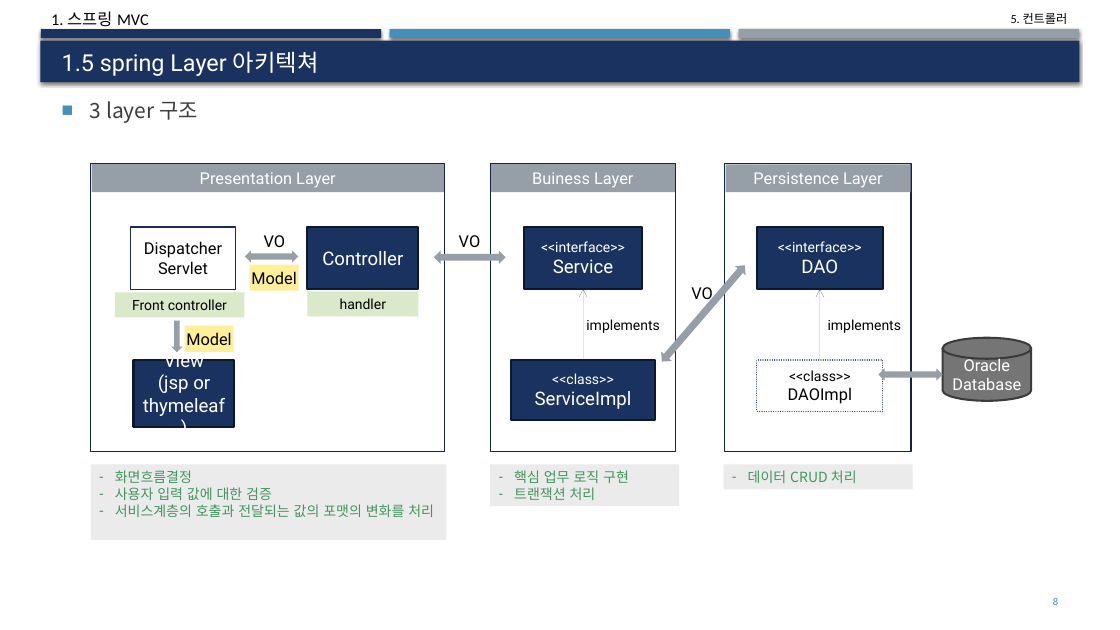
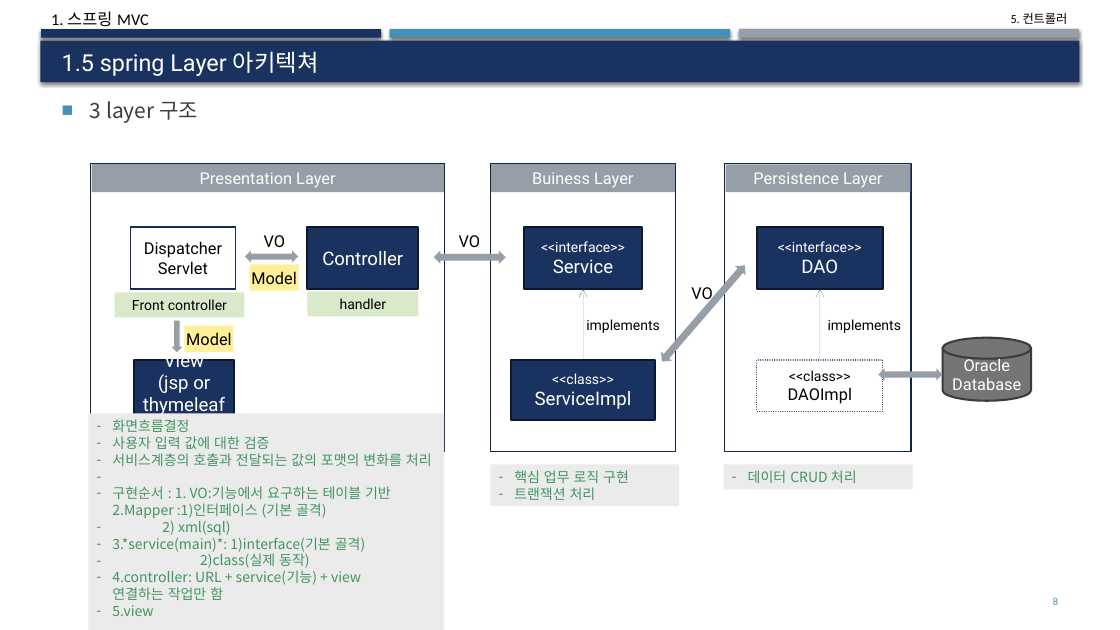
Before and after one commit to deukvely/spring, a slide deck: slide 8 of PPT/05_스프링 MVC와controller.pptx. Drawn at 1120x630 pixels with LibreOffice and Linux fonts; fonts in the diff are those of the drawing. Boxes give left, top, right and bottom in pixels: in the first picture for what was removed or moved away, otherwise in the second. Text is boxed around its words. In the diff, an @@ line names an element or a change of style, - is before the commit and + after.

Commit message:
ajax controller 하는 중

```diff
--- a/PPT/05_스프링 MVC와controller.pptx
+++ b/PPT/05_스프링 MVC와controller.pptx
@@ rectangle "화면흐름결정" resized from (x1=91, y1=465, x2=447, y2=540) to (x1=88, y1=413, x2=444, y2=630) @@
@@ text in rectangle at (x1=112, y1=486, x2=391, y2=616): paragraphs added @@
+– 구현순서 : 1. VO:기능에서 요구하는 테이블 기반2.Mapper :1)인터페이스 (기본 골격)
+– 2) xml(sql)
+– 3.*service(main)*: 1)interface(기본 골격)
+– 2)class(실제 동작)
+– 4.controller: URL + service(기능) + view 연결하는 작업만 함
+– 5.view
```
Also in this commit, not shown: 12 other slides changed, 14 other files.
